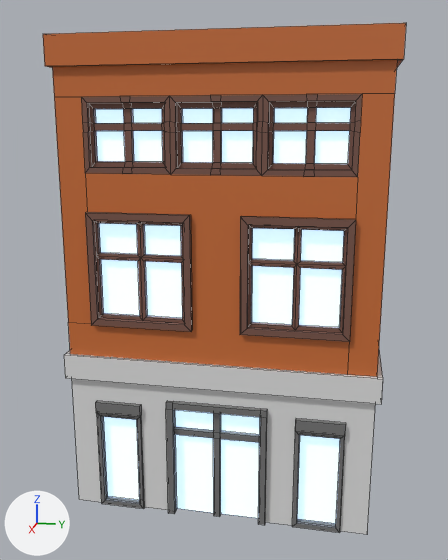
A saved change to the FBX model Assets/3dmodels/House 5.1.fbx.
Both versions are drawn from a 50 mm lens placed at (-43.1, -122.5, 15.9), pointed at (-69.6, -127.8, 9.2). Lighting does not change. The marker at lower left points along +X, +Y and +Z. The picture after the commit comes second. Mesh edges are drawn as thin lines. Where no turn or scale is listed for an object, it has been applied to the vertices.

Names of what the first picture shows: 'House 5.002'.
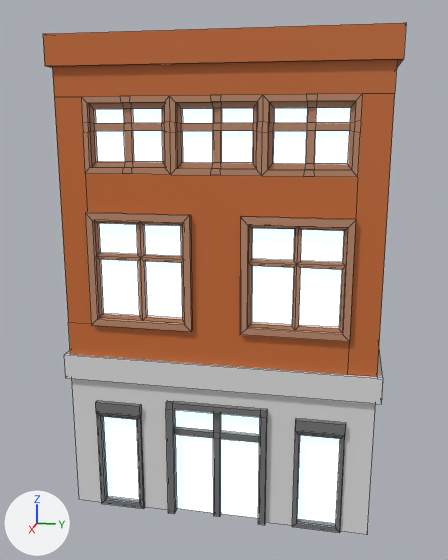
What differs and where, as boxes [x1, y1, x2, y2] in the pictures (448 x 560 px):
'House 5.002', recoloured: [79, 91, 365, 522] in both

The change, as a diff of the scene's bpy script:
```diff
--- a/Assets/3dmodels/House 5.1.fbx.py
+++ b/Assets/3dmodels/House 5.1.fbx.py
@@ mat_cam @@
 mat_cam.roughness = 0.0
-mat_cam.emission_color = (0.405, 0.654, 1.0)  # blue #abd3ff
+mat_cam.emission_color = (0.598, 0.807, 1.0)  # blue #cbe8ff
 mat_cam.emission_strength = 1.0
@@ mat_çerçeve @@
 mat_çerçeve = principled_material('Çerçeve')
-mat_çerçeve.base_color = (0.191, 0.0887, 0.0648)  # brown #795448
+mat_çerçeve.base_color = (0.521, 0.258, 0.153)  # brown #bf8b6d
```
